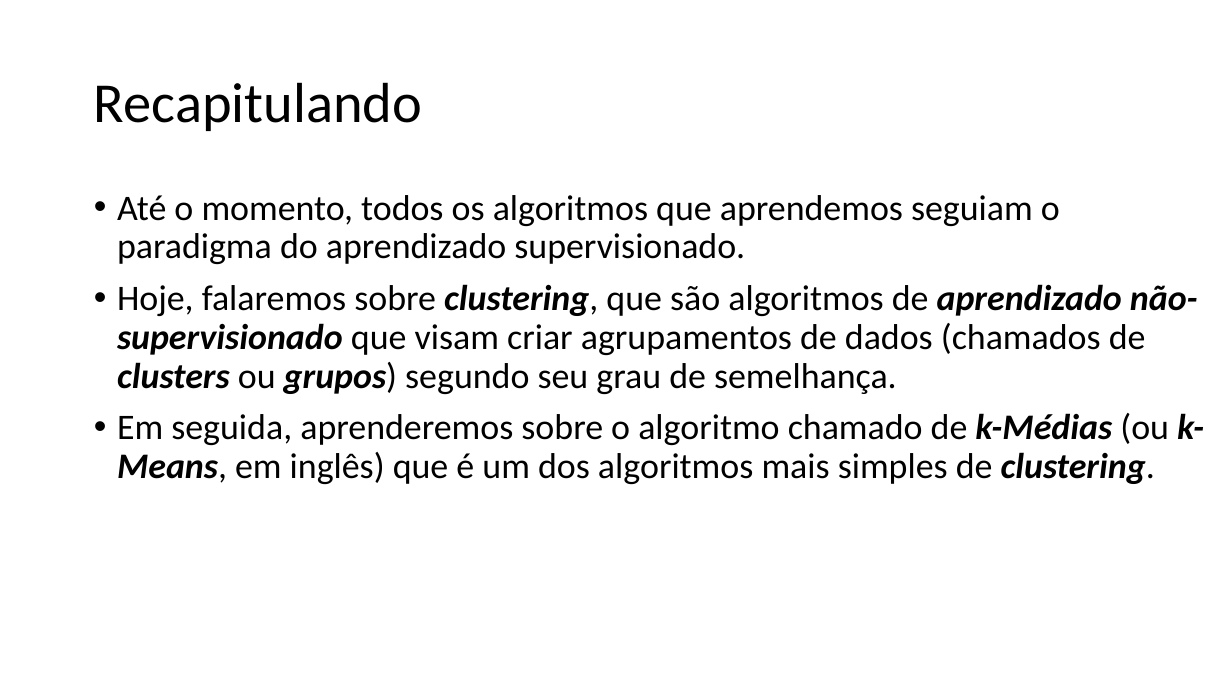
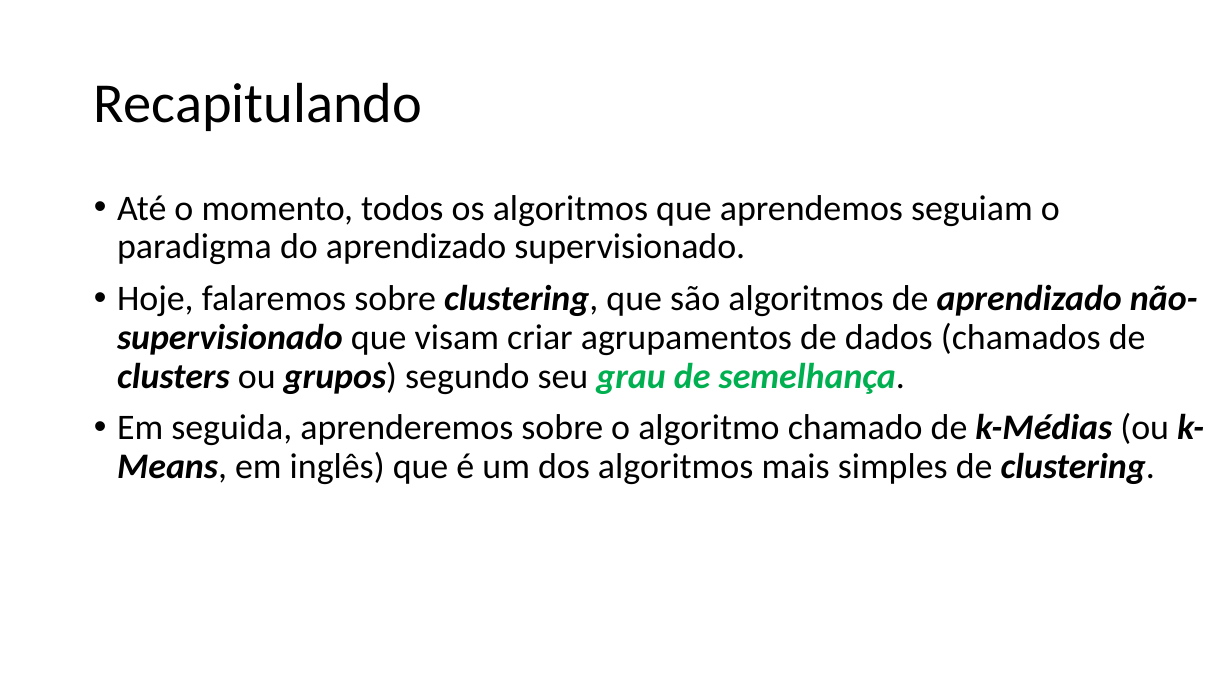
Before and after one commit to zz4fap/t320_aprendizado_de_maquina, a slide deck: slide 2 of slides/T320_kMeans.pptx. Drawn at 1232x693 pixels with LibreOffice and Linux fonts; fonts in the diff are those of the drawing. Boxes give left, top, right and bottom in pixels: in the first picture for what was removed or moved away, otherwise in the second. Text is boxed around its words. In the diff, an @@ line names an element or a change of style, - is before the commit and + after.

```diff
--- a/slides/T320_kMeans.pptx
+++ b/slides/T320_kMeans.pptx
@@ text at <box>117,284,1198,394</box>: text colour #000000 to #00B050, bold on, italic on in "grau de semelhança." @@
```
Also in this commit, not shown: 9 other slides changed, 5 slides added, 2 other files.
